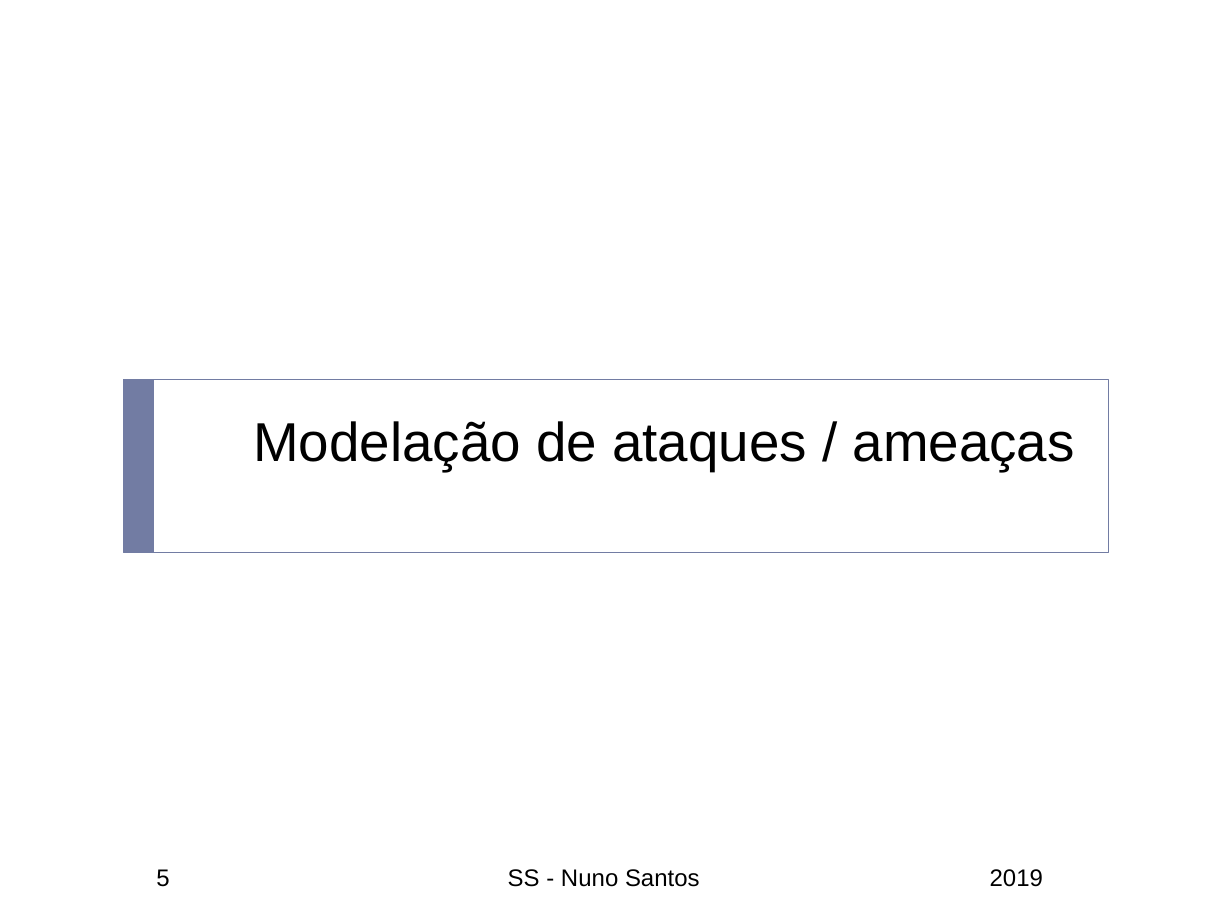
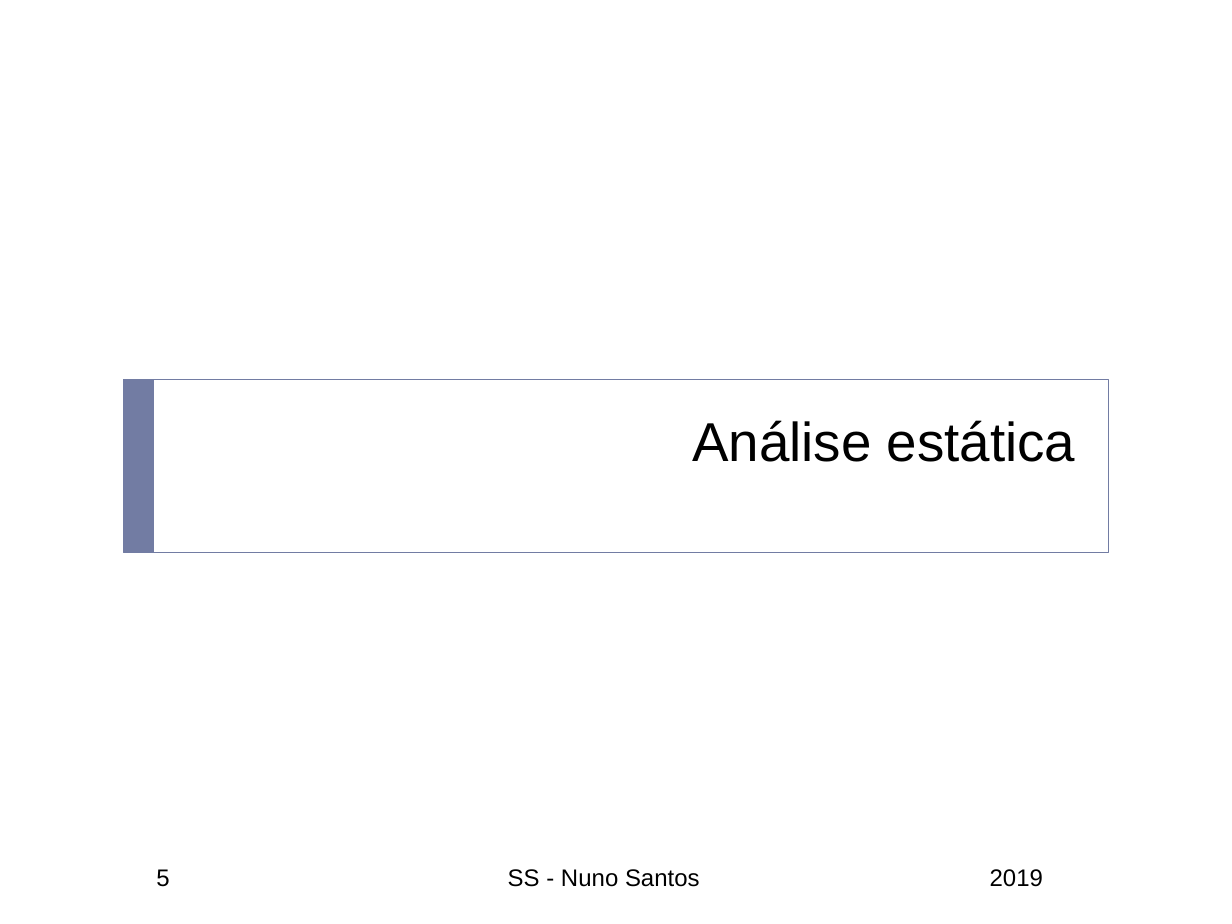
Before and after one commit to nuno-santos/acite2019, a slide deck: slide 5 of teoricas/acite2019-07-estatica_dinamica.pptx. Drawn at 1232x924 pixels with LibreOffice and Linux fonts; fonts in the diff are those of the drawing; background and template pictures are left out. Boxes give left, top, right and bottom in pixels: in the first picture for what was removed or moved away, otherwise in the second. Text is boxed around its words. In the diff, an @@ line names an element or a change of style, - is before the commit and + after.

```diff
--- a/teoricas/acite2019-07-estatica_dinamica.pptx
+++ b/teoricas/acite2019-07-estatica_dinamica.pptx
@@ title at box(692, 420, 1076, 462): text changed @@
-Modelação de ataques / ameaças
+Análise estática
```
Also in this commit, not shown: 6 other slides changed, 14 slides added, 12 slides removed.
